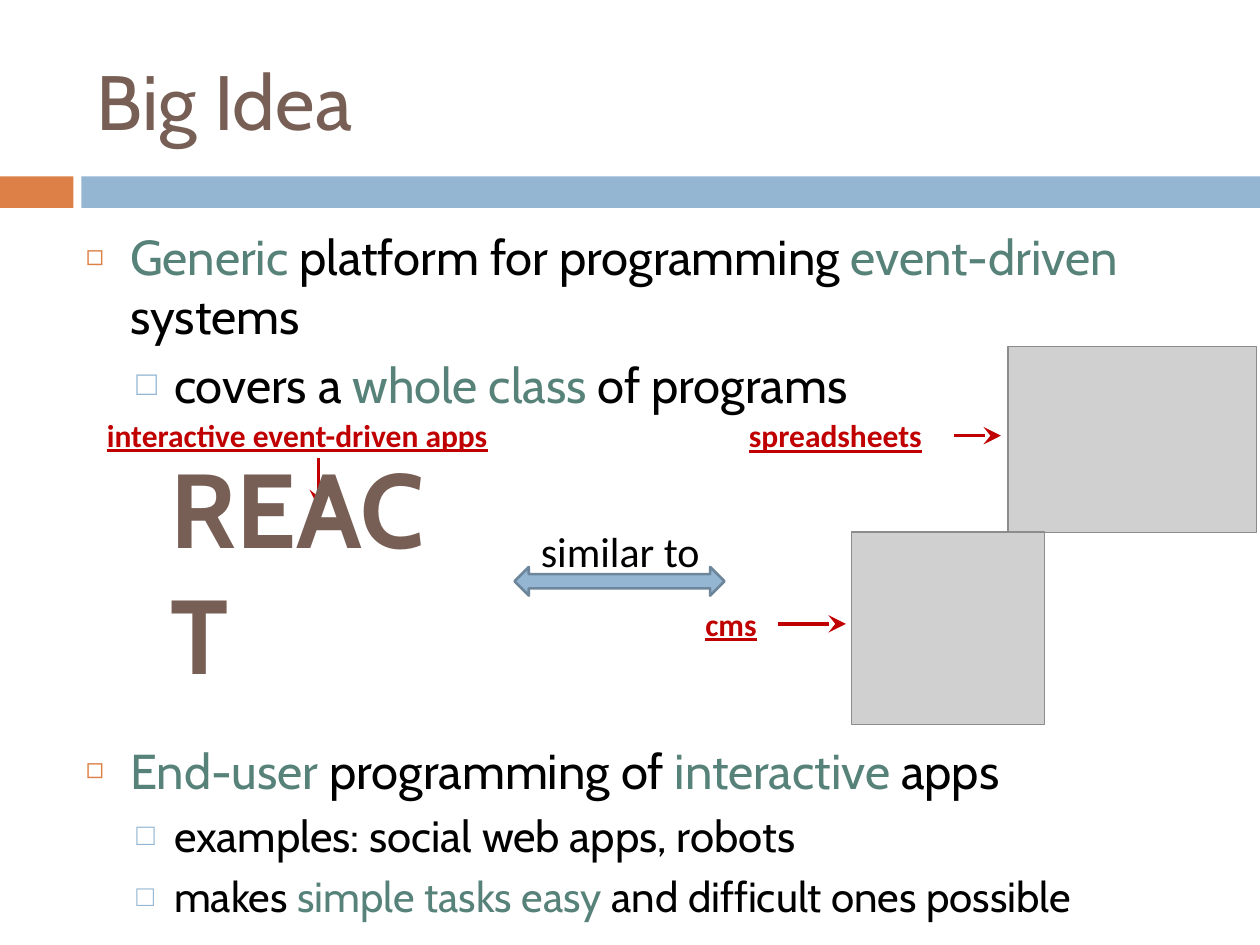
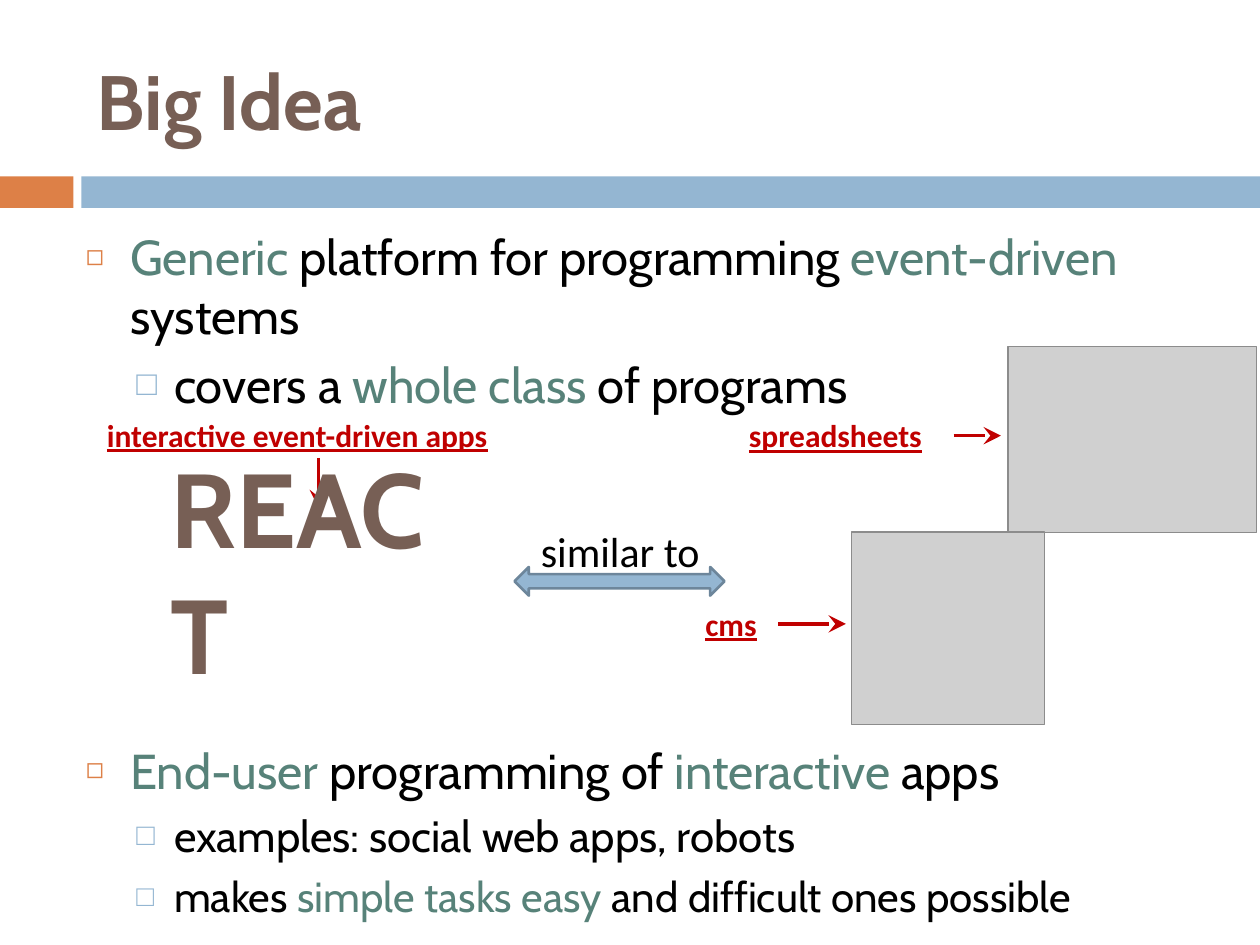
Before and after one commit to webguru412/React-Robots, a slide deck: slide 18 of talks/ppr-13-11-25.pptx (slide 13 before the commit). Drawn at 1260x945 pixels with LibreOffice and Linux fonts; fonts in the diff are those of the drawing; grey boxes stand for pictures. Boxes give left, top, right and bottom in pixels: in the first picture for what was removed or moved away, otherwise in the second. Text is boxed around its words. In the diff, an @@ line names an element or a change of style, - is before the commit and + after.

```diff
--- a/talks/ppr-13-11-25.pptx
+++ b/talks/ppr-13-11-25.pptx
@@ title "Big Idea" at [97, 72, 362, 147]: bold on @@
```
Also in this commit, not shown: 6 other slides changed, 5 slides added, 2 slides removed, 3 other files.
